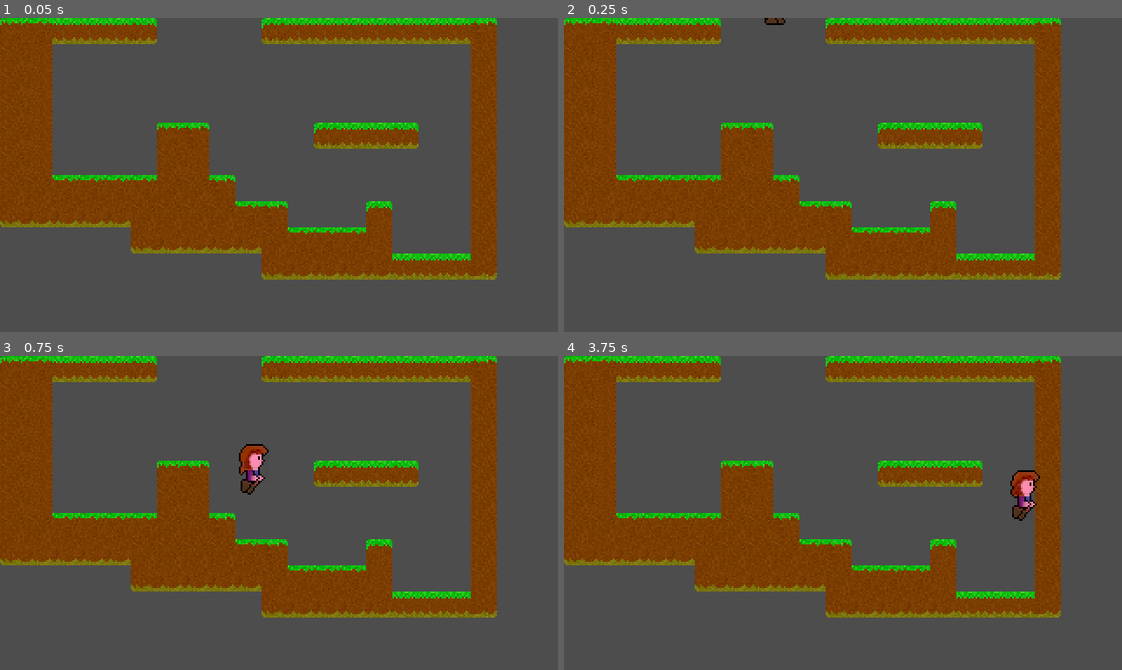
Above: before the commit, frames 1-4 (two rows, left to right).
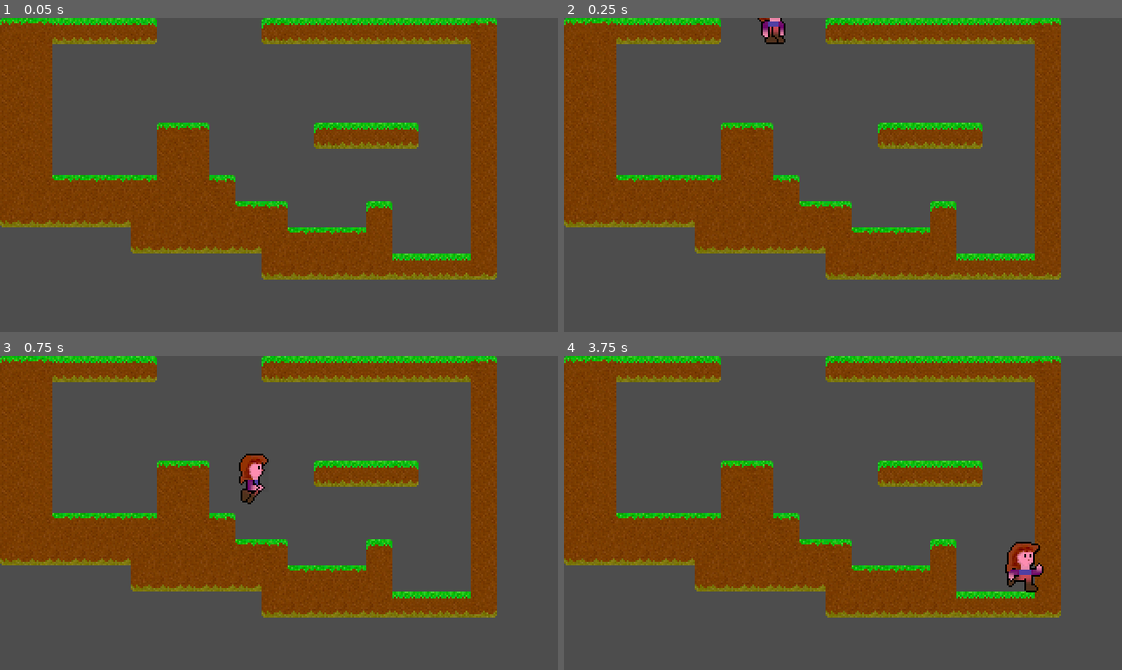
Above: after the commit, the same moments.

Repository: Teaching-myself-Godot/godot-zelia
Game: Godot game, scene res://world.tscn
The game is run twice, just before and just after one commit, with the same random seed, the same clock (stepped at 60 frames per second) and the same inputs.
Inputs:
- Up to frame 1 (0.05 s): no input
- Up to frame 2 (0.25 s): no input
- Up to frame 3 (0.75 s): hold D (Run right) from 0.53 s (still down)
- Up to frame 4 (3.75 s): tap W (Jump) at 0.77, 1.52, 3.02 s; release D (Run right) at 2.03 s; hold A (Run left) 2.03-2.78 s; hold D (Run right) from 2.78 s (still down)

Frame 1 is identical in both runs. In frame 2, 0.3% of the frame differs, in the area x 34-40%, y 0-9%; in frame 3, 0.7%; in frame 4, 1.3%, in the area x 79-86%, y 36-76%.

Commit message:
sets default gravity to 1300

Diff:
--- a/project.godot
+++ b/project.godot
@@ -47,6 +47,10 @@
 ]
 }
 
+[physics]
+
+2d/default_gravity=1300.0
+
 [rendering]
 
 textures/canvas_textures/default_texture_filter=0
